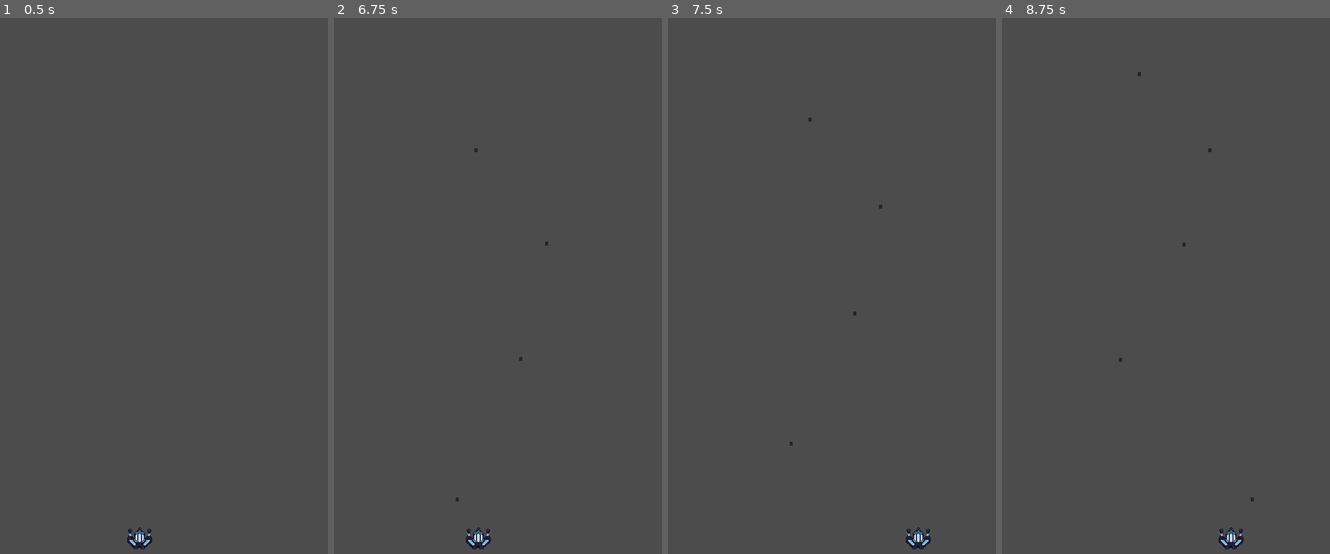
Above: before the commit, frames 1-4 (left to right).
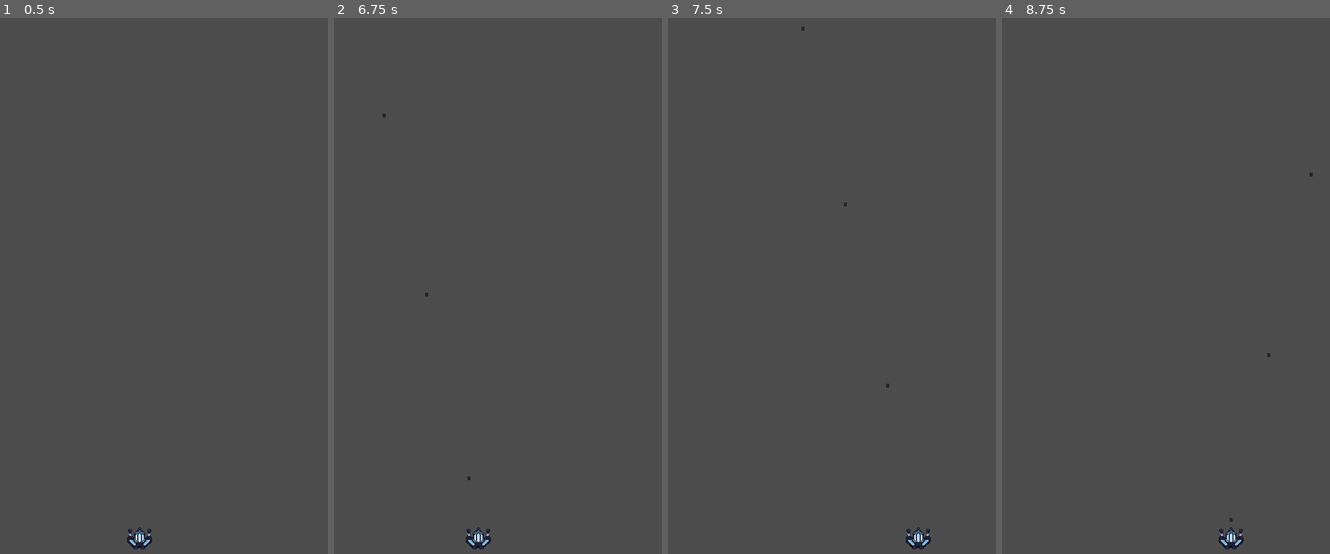
Above: after the commit, the same moments.

Repository: AmazingMat/Bootleg-Invaders
Game: Godot game, scene res://Main.tscn
Two runs of this game, one before a commit and one after it. Both use one fixed random seed, a clock stepped at 60 frames per second and the inputs below.
Inputs:
- Up to frame 1 (0.5 s): no input
- Up to frame 2 (6.75 s): tap Enter (ui_accept) at 0.5, 1.35, 1.52, 1.82, 2.85, 3.02, 3.32, 4.35, 4.52, 4.82, 5.85, 6.02, 6.32 s; hold Right (ui_right) 0.53-1.28 s; hold Enter (ui_accept) 0.53-1.28 s; hold Left (ui_left) 1.28-2.03 s; hold Enter (ui_accept) 2.03-2.78 s; hold Right (ui_right) 2.03-3.53 s; hold Enter (ui_accept) 3.53-4.28 s; hold Left (ui_left) 3.53-5.78 s; hold Enter (ui_accept) 5.03-5.78 s; hold Right (ui_right) from 5.78 s (still down); hold Enter (ui_accept) from 6.53 s (still down)
- Up to frame 3 (7.5 s): keep holding Right (ui_right); release Enter (ui_accept) at 7.28 s; tap Enter (ui_accept) at 7.35 s
- Up to frame 4 (8.75 s): tap Enter (ui_accept) at 7.52, 7.82 s; release Right (ui_right) at 8.03 s; hold Left (ui_left) from 8.03 s (still down); hold Enter (ui_accept) from 8.03 s (still down)

Frame 1 is identical in both runs. In frame 2, less than 0.1% of the frame differs, in the area x 14-66%, y 17-91%; in frame 3, less than 0.1%; in frame 4, less than 0.1%, in the area x 35-95%, y 10-94%.

Commit message:
Some minor tweaks.

Diff:
--- a/PlayerSpaceShip.gd
+++ b/PlayerSpaceShip.gd
@@ -24,7 +24,7 @@
 		var projectile = Projectile.instance()
 		add_child(projectile)
 		projectile.position = $PlayerSpaceShip/ProjectilePosition.position
-		projectile.linear_velocity = Vector2(0, -100)
+		projectile.linear_velocity = Vector2(0, -800)
 	position.x = clamp(position.x, 0, screen_size.x)
 	position.y = clamp(position.y, 0, screen_size.y)
 
--- a/PlayerSpaceShip.tscn
+++ b/PlayerSpaceShip.tscn
@@ -18,13 +18,13 @@
 texture = ExtResource( 3 )
 
 [node name="ProjectilePosition" type="Position2D" parent="PlayerSpaceShip"]
-position = Vector2( 0.115997, -30.8145 )
+position = Vector2( 0, -20 )
 
 [node name="CollisionShape2D" type="CollisionShape2D" parent="."]
 position = Vector2( 0, 0.923584 )
 shape = SubResource( 1 )
 
 [node name="ShootingCooldown" type="Timer" parent="."]
-wait_time = 2.0
+wait_time = 0.3
 one_shot = true
 [connection signal="body_entered" from="." to="." method="_on_PlayerSpaceShip_body_entered"]
--- a/Projectile.tscn
+++ b/Projectile.tscn
@@ -7,7 +7,8 @@
 
 [node name="Projectile" type="RigidBody2D"]
 position = Vector2( 10.6526, 9.12343 )
-mass = 0.00102041
+scale = Vector2( 1.00274, 0.994236 )
+mode = 2
 gravity_scale = 0.0
 script = ExtResource( 1 )
 velocity = Vector2( 0, 0 )
